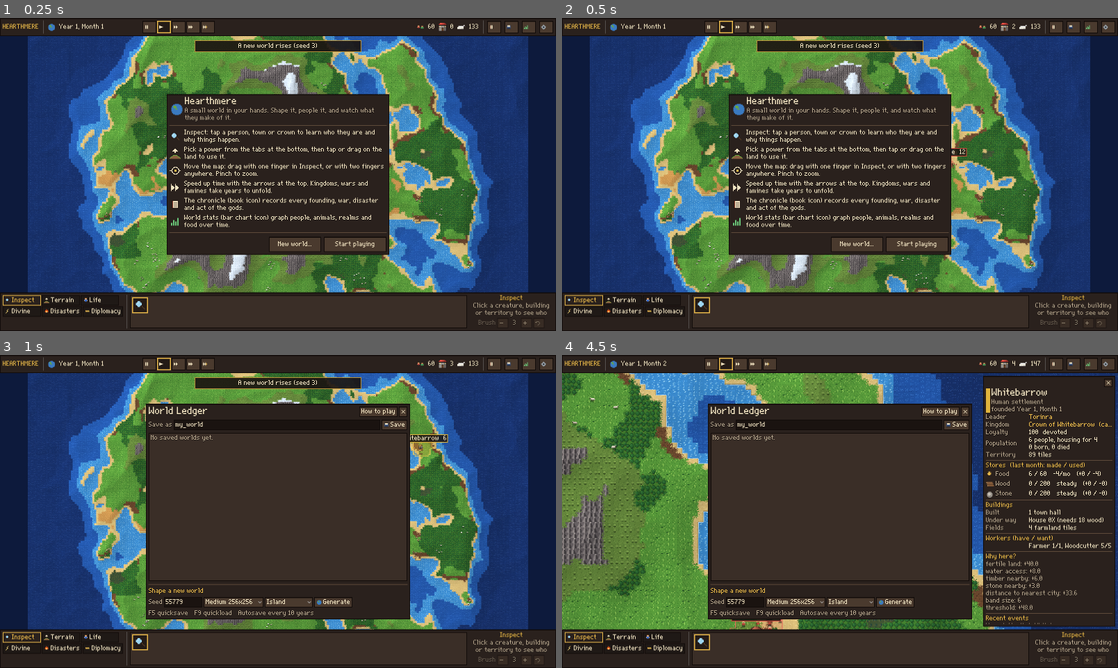
Above: before the commit, frames 1-4 (two rows, left to right).
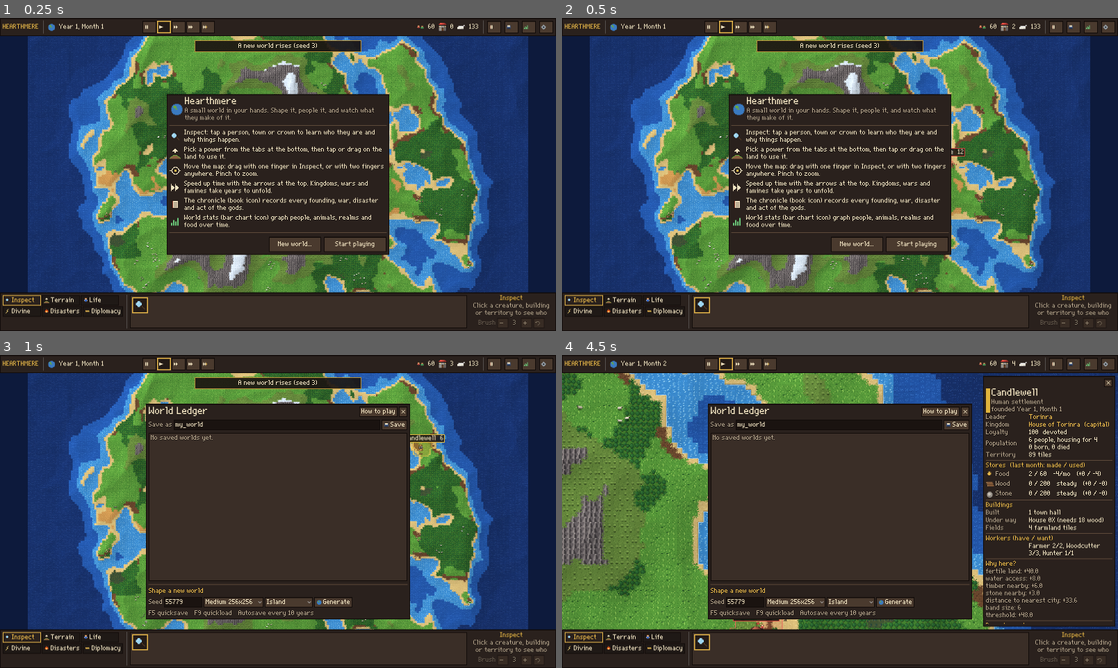
Above: after the commit, the same moments.

Repository: nearlyindifferent/Worldbox
Game: Godot game, scene res://scenes/main.tscn
The game is run twice, just before and just after one commit, with the same random seed, the same clock (stepped at 60 frames per second) and the same inputs.
Inputs (mouse positions are in pixels of both pictures, inside the frame that each line leads up to):
- Up to frame 1 (0.25 s): no input
- Up to frame 2 (0.5 s): no input
- Up to frame 3 (1 s): click "New world..." at 0.5 s
- Up to frame 4 (4.5 s): click (940, 489) at 1.25 s, where only the run before the commit has a clickable "Eldermere 12"; click (940, 489) at 2 s, where only the run after the commit has a clickable "Rookvale 12"; click (812, 545) at 2.75 s, where only the run before the commit has a clickable "Ashbarrow 6"; click (812, 545) at 3.5 s, where only the run after the commit has a clickable "Thornhearth 6"; click (984, 439) at 4.25 s, where only the run before the commit has a clickable "Whitebarrow 6"

Frame 1 is identical in both runs. In frame 2, less than 0.1% of the frame differs, in the area x 19-84%, y 20-85%; in frame 3, 0.1%; in frame 4, 1.6%, in the area x 1-99%, y 1-88%.

Commit message:
Landscape-aware town names and varied realm names
Town names now draw on the land around the site (coast, forest, hills,
lakes, snow, desert, marsh word pools) from a much larger vocabulary, and
avoid reusing a prefix already taken. Kingdoms take one of ten realm forms
or are named for their founding dynasty.

Co-Authored-By: Claude Opus 5.5 <noreply@anthropic.com>
Claude-Session: https://claude.ai/code/session_01XE5R78pzm2itwZE2NTeysj

Diff:
--- a/data/species.json
+++ b/data/species.json
@@ -15,8 +15,20 @@
         "last": ["n", "th", "ra", "ric", "wyn", "mir", "sa", "dor", "ly", "ven", "is", "ek", "ia", "on"]
       },
       "city_names": {
-        "prefix": ["Ash", "Bright", "Cold", "Deep", "East", "Fair", "Green", "High", "Iron", "Long", "Mill", "North", "Oak", "Red", "Stone", "Thorn", "West", "White", "Wolf", "Elder"],
-        "suffix": ["ford", "haven", "hold", "mere", "moor", "stead", "vale", "wick", "field", "brook", "gate", "watch", "barrow", "reach"]
+        "prefix": ["Ash", "Bright", "Cold", "Deep", "Fair", "Green", "High", "Iron", "Long", "Mill", "Oak", "Red", "Stone", "Thorn", "White", "Wolf", "Elder", "Amber", "Barley", "Bell", "Briar", "Candle", "Copper", "Crow", "Dun", "Ember", "Fallow", "Glen", "Gold", "Hallow", "Hazel", "Honey", "Kings", "Lark", "Linden", "Marl", "Moss", "Orchard", "Raven", "Rook", "Rowan", "Rye", "Silver", "Sorrow", "Swan", "Tallow", "Thistle", "Willow", "Wren", "Yarrow"],
+        "suffix": ["ford", "hold", "stead", "vale", "wick", "field", "gate", "watch", "barrow", "reach", "ton", "bury", "ham", "cross", "fall", "hearth", "stow", "worth", "den", "ley"],
+        "coast_prefix": ["Salt", "Gull", "Tide", "Shell", "Sea", "Pearl", "Kelp", "Storm", "Wave", "Anchor"],
+        "coast_suffix": ["haven", "port", "strand", "mouth", "bay", "cove", "wharf", "quay"],
+        "forest_prefix": ["Oak", "Elm", "Ash", "Fern", "Holly", "Pine", "Birch", "Bramble", "Moss", "Owl"],
+        "forest_suffix": ["wood", "holt", "glade", "shaw", "grove", "hurst", "thicket"],
+        "hill_prefix": ["Stone", "Iron", "High", "Crag", "Flint", "Slate", "Eagle", "Grey", "Granite", "Cairn"],
+        "hill_suffix": ["crag", "tor", "ridge", "fell", "cliff", "peak", "howe", "scar"],
+        "water_suffix": ["mere", "brook", "well", "pool", "ford", "water", "lake"],
+        "cold_prefix": ["Frost", "Snow", "Rime", "Winter", "Ice", "Hoar"],
+        "dry_prefix": ["Dust", "Sun", "Sand", "Dune", "Red", "Scorch"],
+        "marsh_prefix": ["Fen", "Reed", "Mire", "Bog", "Heron", "Rush"],
+        "realm_forms": ["Kingdom of %s", "Realm of %s", "Duchy of %s", "Crown of %s", "Principality of %s", "%s Dominion", "Free Folk of %s", "%s March", "League of %s", "High Seat of %s"],
+        "dynasty_forms": ["%s Dynasty", "House of %s", "%s Throne"]
       }
     },
     {
--- a/src/sim/civ/civ_system.gd
+++ b/src/sim/civ/civ_system.gd
@@ -167,6 +167,44 @@
 	return best
 
 
+## Landscape words for naming a town founded at tile `ti`.
+func _site_features(ti: int) -> PackedStringArray:
+	var w := sim.world
+	var counts := {}
+	var cx := ti % w.width
+	var cy := ti / w.width
+	for dy in range(-6, 7, 2):
+		for dx in range(-6, 7, 2):
+			if not w.in_bounds(cx + dx, cy + dy):
+				continue
+			var i := w.idx(cx + dx, cy + dy)
+			var b: Defs.BiomeDef = Defs.biomes[w.biome[i]]
+			var key := ""
+			match b.id:
+				"ocean", "deep_ocean":
+					key = "coast"
+				"shallow":
+					key = "water"
+				"forest", "mystic":
+					key = "forest"
+				"hills", "mountain":
+					key = "hill"
+				"snow":
+					key = "cold"
+				"desert":
+					key = "dry"
+				"swamp":
+					key = "marsh"
+			if key != "":
+				counts[key] = int(counts.get(key, 0)) + 1
+	var out := PackedStringArray()
+	for k: String in counts:
+		if int(counts[k]) >= 4:
+			out.append(k)
+	out.sort()
+	return out
+
+
 func found_city(s: int, ti: int, reasons: Array) -> City:
 	var u := sim.units
 	var w := sim.world
@@ -178,7 +216,7 @@
 	var taken := {}
 	for other: City in sim.cities.values():
 		taken[other.name] = true
-	c.name = NameGen.city_name(Defs.species[u.species[s]], sim.rng, taken)
+	c.name = NameGen.city_name(Defs.species[u.species[s]], sim.rng, taken, _site_features(ti))
 	c.species = u.species[s]
 	c.founded_tick = sim.tick
 	c.founder_id = u.id[s]
--- a/src/sim/civ/kingdom_system.gd
+++ b/src/sim/civ/kingdom_system.gd
@@ -34,7 +34,6 @@
 const GRIEVANCE_DECAY := 0.97
 const COVET_RATIO := 1.4
 const COVET_OPINION := -12.0
-const NAME_FORMS := ["Kingdom of %s", "Realm of %s", "Duchy of %s", "Crown of %s"]
 
 var sim: Simulation
 ## "min:max" -> diplomatic record between two kingdoms (see _new_pair).
@@ -136,7 +135,8 @@
 	k.species = c.species
 	k.parent = parent
 	k.founded_tick = sim.tick
-	k.name = str(NAME_FORMS[sim.rng.randi_range(0, NAME_FORMS.size() - 1)]) % c.name
+	var rs := sim.units.slot_for(c.leader_id)
+	k.name = NameGen.realm_name(Defs.species[c.species], sim.rng, c.name, sim.units.name[rs] if rs >= 0 else "")
 	k.color_index = _free_color()
 	k.capital = c.id
 	k.ruler_id = c.leader_id
--- a/src/sim/name_gen.gd
+++ b/src/sim/name_gen.gd
@@ -14,10 +14,40 @@
 	return n.capitalize()
 
 
-static func city_name(def: Defs.SpeciesDef, rng: SimRng, taken: Dictionary) -> String:
+## Town names draw on the land around the site: coasts, forests, hills, lakes,
+## snow, deserts and marshes each have their own word pools, mixed with a
+## general pool; prefixes already used by other towns are avoided.
+static func city_name(def: Defs.SpeciesDef, rng: SimRng, taken: Dictionary, features: PackedStringArray = PackedStringArray()) -> String:
 	var cn: Dictionary = def.raw.get("city_names", {})
-	for attempt in 20:
-		var n: String = str(rng.pick(cn["prefix"])) + str(rng.pick(cn["suffix"]))
+	var prefixes: Array = (cn["prefix"] as Array).duplicate()
+	var suffixes: Array = (cn["suffix"] as Array).duplicate()
+	for f in features:
+		if cn.has(f + "_prefix"):
+			for k in 3:
+				prefixes.append_array(cn[f + "_prefix"])
+		if cn.has(f + "_suffix"):
+			for k in 3:
+				suffixes.append_array(cn[f + "_suffix"])
+	var used := {}
+	for n: String in taken:
+		for p: String in prefixes:
+			if n.begins_with(p):
+				used[p] = true
+	for attempt in 30:
+		var pre: String = rng.pick(prefixes)
+		if used.has(pre) and attempt < 20:
+			continue
+		var suf: String = rng.pick(suffixes)
+		if pre.to_lower().ends_with(suf.substr(0, 1)) and attempt < 25:
+			continue
+		var n := pre + suf
 		if not taken.has(n):
 			return n
-	return "%s %d" % [rng.pick(cn["prefix"]), taken.size() + 1]
+	return "%s %d" % [rng.pick(prefixes), taken.size() + 1]
+
+
+static func realm_name(def: Defs.SpeciesDef, rng: SimRng, capital: String, ruler: String) -> String:
+	var cn: Dictionary = def.raw.get("city_names", {})
+	if ruler != "" and rng.chance(0.3):
+		return str(rng.pick(cn.get("dynasty_forms", ["House of %s"]))) % ruler
+	return str(rng.pick(cn.get("realm_forms", ["Kingdom of %s"]))) % capital
--- a/tests/fixtures/schema4_seed5_96.json
+++ b/tests/fixtures/schema4_seed5_96.json
@@ -1,6 +1,6 @@
 {
-  "hash": "c3d161882c014276a1064b47ce3fffe33e4334c1a930b5380bf8fbdb920f7682",
+  "hash": "459acce2af42b045e4943d2dc896d43478c6f44c75b0d1f9a91867cdac81f1a1",
   "schema": 4,
   "tick": 1500,
-  "units": 54
+  "units": 67
 }
Not shown, changed: tests/fixtures/schema4_seed5_96.sav
